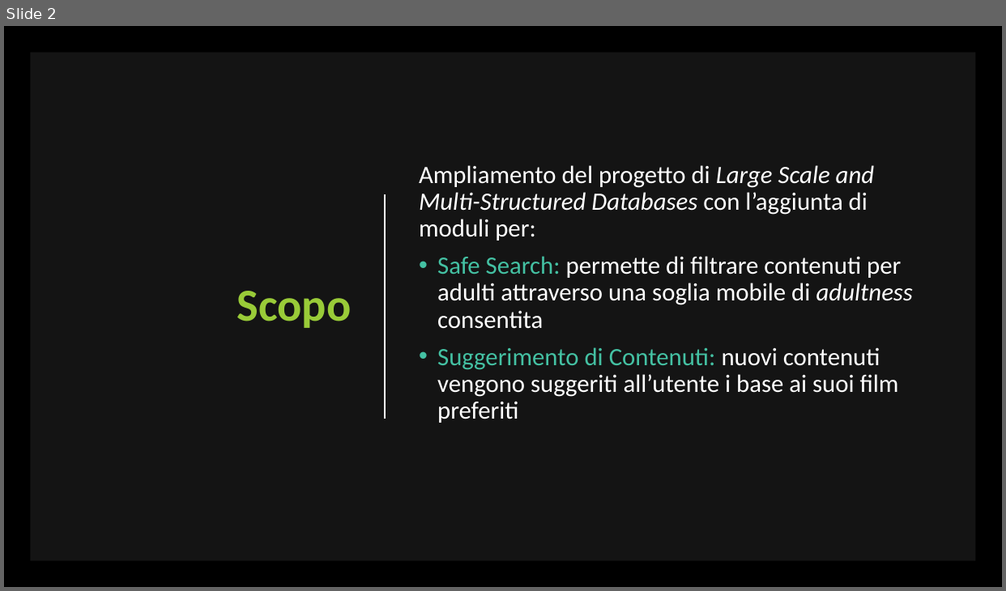
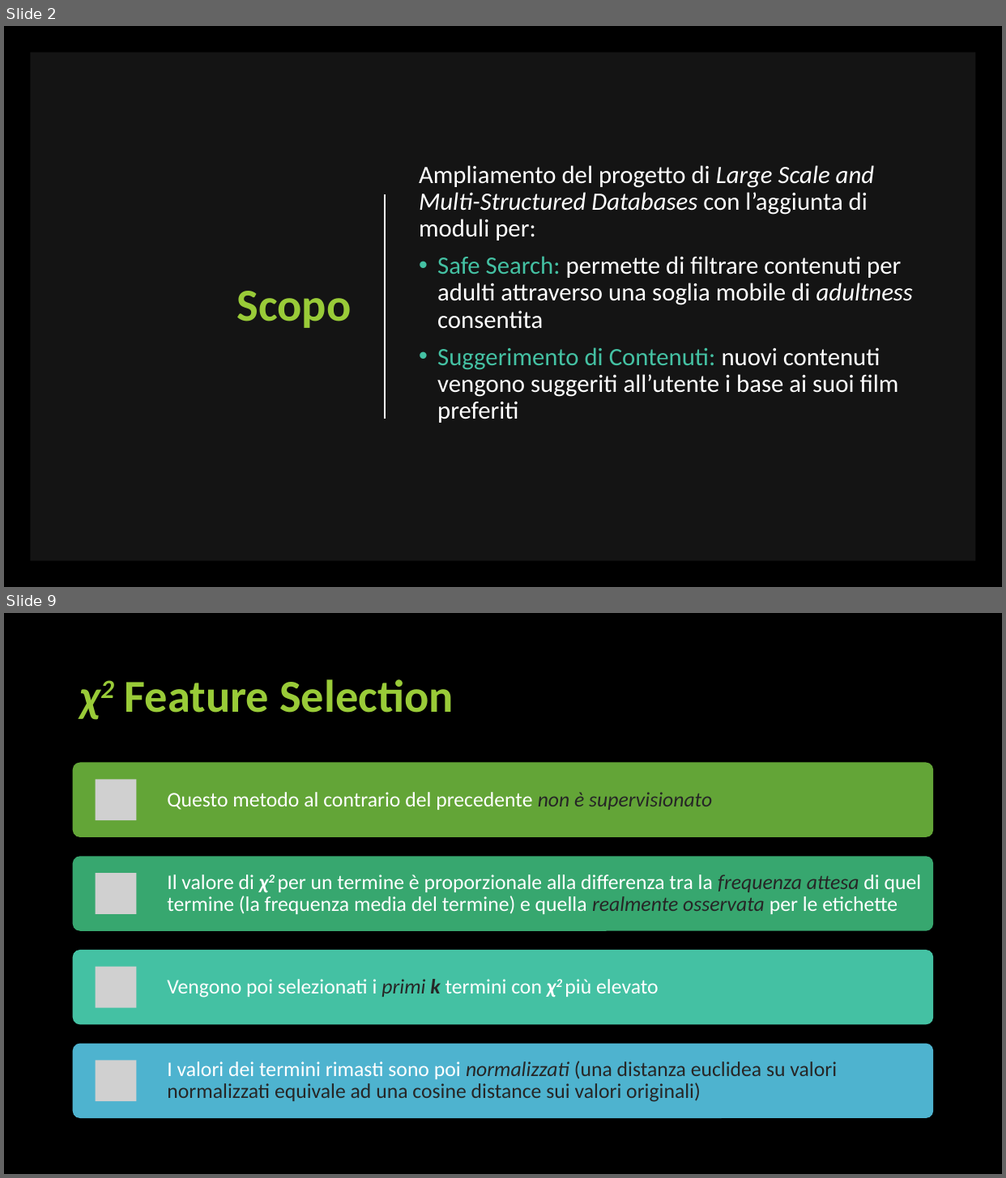
Before and after one commit to unipi-fr/LargeScaleMultiStructureDatabases, a slide deck: Task2/Documentation/Data Mining/Presentazione Data Mining.pptx. Shown one above the other, each under a label of ours: slide 2 before the commit, slides 2 and 9 after it; the slides between them are not shown. The pictures are 1006x591 and 1006x1178 pixels, drawn with LibreOffice and Linux fonts; fonts in the diff are those of the drawing; grey boxes stand for pictures. Boxes give left, top, right and bottom in pixels: in the first picture for what was removed or moved away, otherwise in the second. Text is boxed around its words. In the diff, an @@ line names an element or a change of style, - is before the commit and + after.

```diff
--- a/Task2/Documentation/Data Mining/Presentazione Data Mining.pptx
+++ b/Task2/Documentation/Data Mining/Presentazione Data Mining.pptx
@@ slide 9 added at [4, 613, 1002, 1174], background #000000 @@
@@ title added at [125, 679, 454, 713], 44 pt, text #99CB38, bold @@
+χ2 Feature Selection
@@ group added at [73, 763, 934, 1118]: 4 rounded rectangles, 4 pictures, 4 texts @@
+Questo metodo al contrario del precedente non è supervisionato
+Il valore di χ2 per un termine è proporzionale alla differenza tra la frequenza attesa di quel termine (la frequenza media del termine) e quella realmente osservata per le etichette
+Vengono poi selezionati i primi k termini con χ2 più elevato
+I valori dei termini rimasti sono poi normalizzati (una distanza euclidea su valori normalizzati equivale ad una cosine distance sui valori originali)
```
Also in this commit, not shown: 2 slides changed, 4 other slides added, 1 slide removed, 3 other files.
